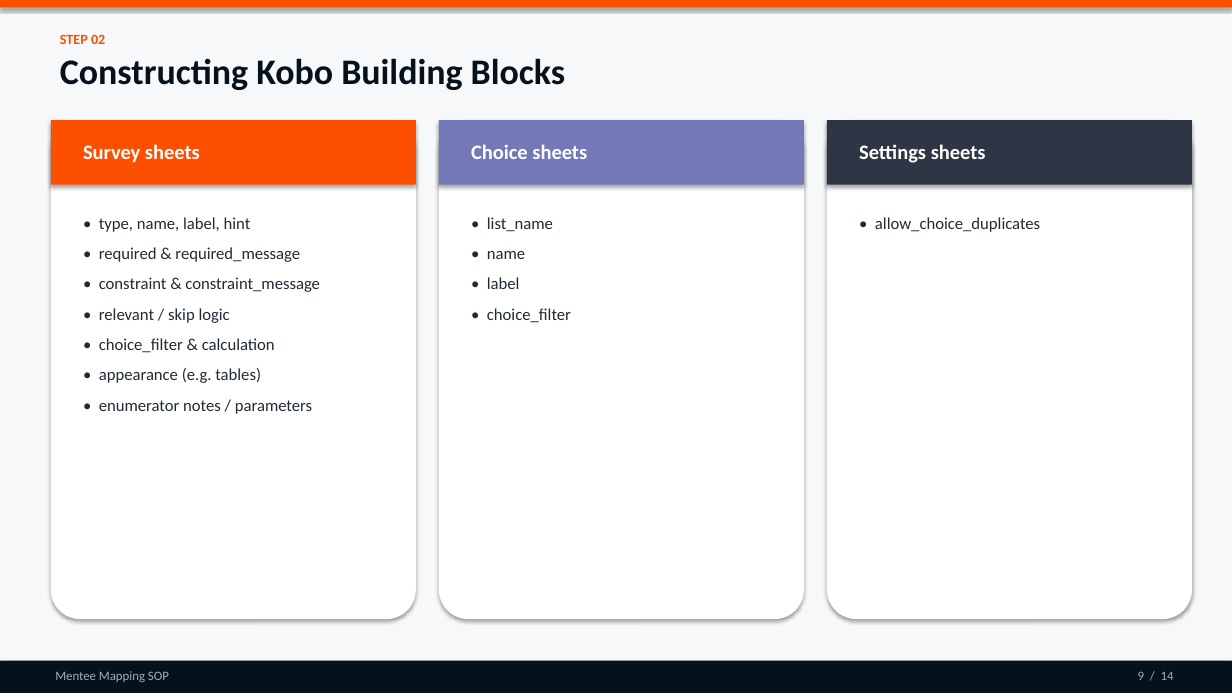
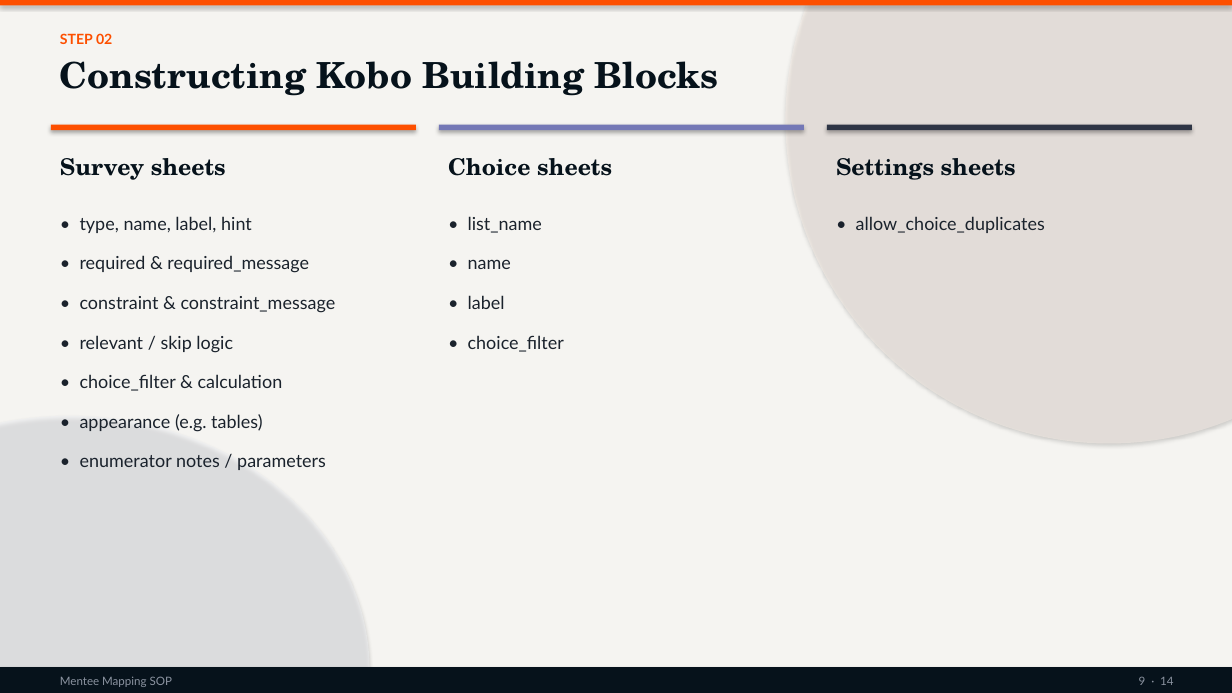
Before and after one commit to kakaijacob/Special-Operations-Schema, a slide deck: slide 9 of docs/Mentee_Mapping_SOP.pptx. Drawn at 1232x693 pixels with LibreOffice and Linux fonts; fonts in the diff are those of the drawing. Boxes give left, top, right and bottom in pixels: in the first picture for what was removed or moved away, otherwise in the second. Text is boxed around its words. In the diff, an @@ line names an element or a change of style, - is before the commit and + after.

```diff
--- a/docs/Mentee_Mapping_SOP.pptx
+++ b/docs/Mentee_Mapping_SOP.pptx
@@ rectangle at [0, 0, 1232, 693]: fill #F7F8FA to #F5F4F1 @@
@@ text "STEP 02" at [60, 33, 112, 44]: font Calibri to Lato @@
@@ ellipse added at [786, 0, 1232, 444], fill #FBF0E8 at 45% opacity @@
@@ text "Constructing Kobo Building Blocks" at [60, 61, 719, 96]: font Calibri to TeX Gyre Schola @@
@@ text "Survey sheets": place and size @@
-text "Survey sheets" at [83, 144, 200, 163]
+text "Survey sheets" at [60, 158, 226, 180]
@@ rectangle: place and size @@
-rectangle at [51, 120, 416, 185]
+rectangle at [51, 125, 416, 130]
@@ rounded rectangle removed at [51, 120, 416, 619] @@
@@ text "Choice sheets": place and size @@
-text "Choice sheets" at [471, 144, 587, 159]
+text "Choice sheets" at [448, 158, 612, 176]
@@ rectangle: place and size @@
-rectangle at [439, 120, 804, 185]
+rectangle at [439, 125, 804, 130]
@@ rounded rectangle removed at [439, 120, 804, 619] @@
@@ size 16 to 18 pt, font Calibri to TeX Gyre Schola, text colour #FFFFFF to #06121B in 3 elements at [448, 158, 612, 176], [60, 158, 226, 180], [836, 158, 1016, 180] @@
@@ text "Settings sheets": place and size @@
-text "Settings sheets" at [859, 144, 986, 163]
+text "Settings sheets" at [836, 158, 1016, 180]
@@ rectangle: place and size @@
-rectangle at [827, 120, 1192, 185]
+rectangle at [827, 125, 1192, 130]
@@ rounded rectangle removed at [827, 120, 1192, 619] @@
@@ text "• type, name, label, hint" at [80, 216, 336, 471]: size 13 to 14 pt, font Calibri to Lato, text colour #212B35 to #1A222C; more space between paragraphs @@
@@ text "• type, name, label, hint": place and size @@
-text "• type, name, label, hint" at [99, 217, 320, 414]
+text "• type, name, label, hint" at [80, 216, 336, 471]
@@ text "• list_name": place and size @@
-text "• list_name" at [487, 217, 571, 323]
+text "• list_name" at [468, 216, 564, 352]
@@ text "• list_name" at [468, 216, 564, 352]: size 13 to 14 pt, font Calibri to Lato, text colour #212B35 to #1A222C; more space between paragraphs @@
@@ text "• allow_choice_duplicates": place and size @@
-text "• allow_choice_duplicates" at [875, 217, 1040, 232]
+text "• allow_choice_duplicates" at [856, 216, 1045, 233]
@@ text "• allow_choice_duplicates" at [856, 216, 1045, 233]: size 13 to 14 pt, font Calibri to Lato, text colour #212B35 to #1A222C @@
@@ ellipse added at [0, 416, 370, 693], fill #EEF0F4 at 50% opacity @@
@@ rectangle: place and size @@
-rectangle at [0, 661, 1232, 693]
+rectangle at [0, 667, 1232, 693]
@@ text "Mentee Mapping SOP" at [60, 676, 172, 687]: size 10 to 9 pt, font Calibri to Lato, text colour #A5ACBA to #8B93A0 @@
@@ text at [1139, 677, 1173, 685]: text changed; size 10 to 9 pt; font Calibri to Lato; text colour #A5ACBA to #8B93A0 @@
-9 / 14
+9 · 14
```
Also in this commit, not shown: 13 other slides changed, 8 other files.
